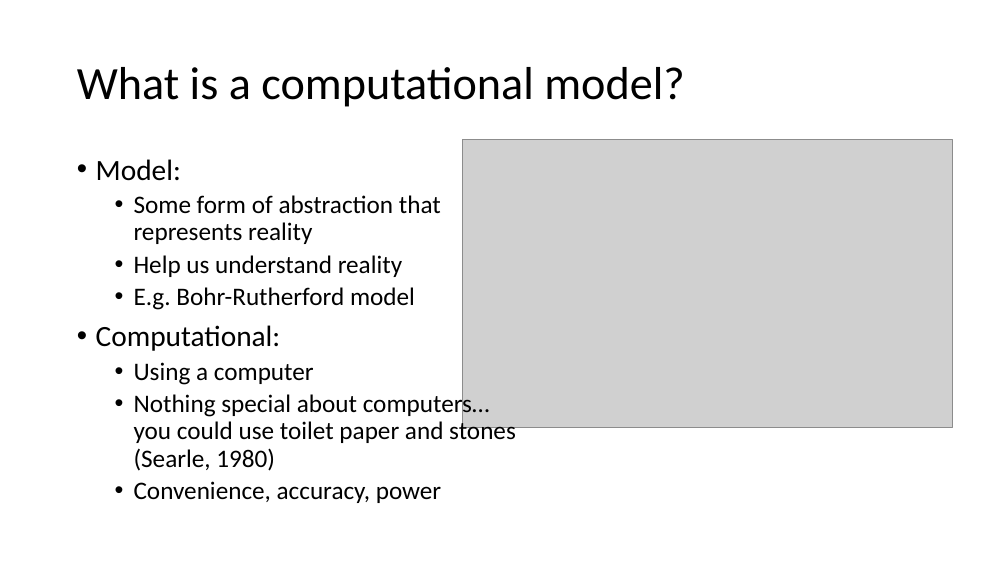
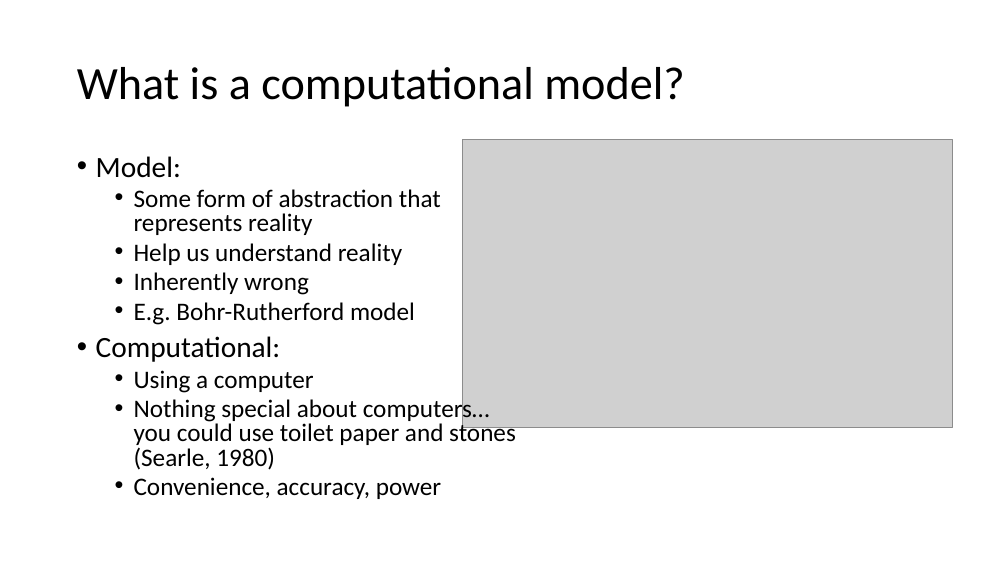
Before and after one commit to kcastanheira/Cog_modelling_tutorial, a slide deck: slide 2 of Modelling Tutorial.pptx. Drawn at 1008x567 pixels with LibreOffice and Linux fonts; fonts in the diff are those of the drawing; grey boxes stand for pictures. Boxes give left, top, right and bottom in pixels: in the first picture for what was removed or moved away, otherwise in the second. Text is boxed around its words. In the diff, an @@ line names an element or a change of style, - is before the commit and + after.

```diff
--- a/Modelling Tutorial.pptx
+++ b/Modelling Tutorial.pptx
@@ text at (96,156,516,499): line spacing 0.9 to 0.8 @@
@@ text at (134,272,309,295): paragraph added @@
+  • Inherently wrong
```
Also in this commit, not shown: 1 other slide changed, 1 other file.
